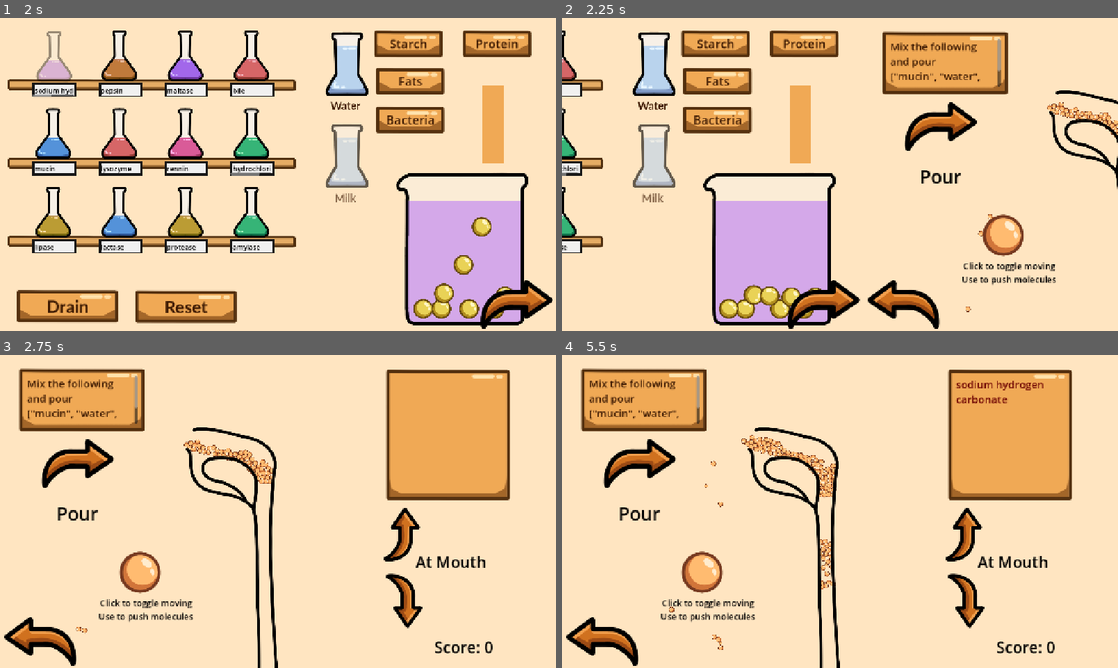
Above: before the commit, frames 1-4 (two rows, left to right).
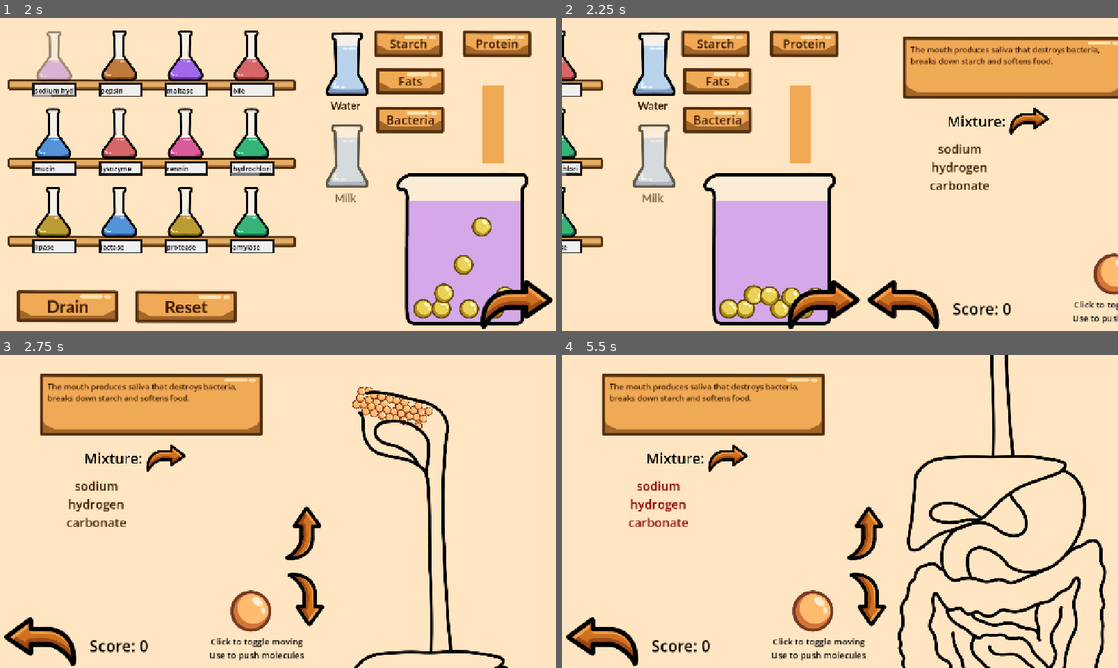
Above: after the commit, the same moments.

Repository: Fae-aof/Digestion-Junction
Game: Godot game, scene res://Digestion Track/track_level.tscn
The game is run twice, just before and just after one commit, with the same random seed, the same clock (stepped at 60 frames per second) and the same inputs.
Inputs (mouse positions are in pixels of both pictures, inside the frame that each line leads up to; where the layout moved, square brackets give the same spot in the first picture):
- Up to frame 1 (2 s): click "Starch" at 0.5 s; click (55, 55) at 1.27 s
- Up to frame 2 (2.25 s): click (1079, 305) at 2 s
- Up to frame 3 (2.75 s): no input
- Up to frame 4 (5.5 s): click "Pour" (after the commit: "Mixture:") at 2.75 s; click (1001, 555) [828, 592] at 3.5 s; click (867, 533) [962, 533] at 4.25 s; click (867, 599) [967, 599] at 5 s

Frame 1 is identical in both runs. In frame 2, 12% of the frame differs, in the area x 57-100%, y 4-98%; in frame 3, 27%; in frame 4, 29%, in the area x 3-98%, y 0-100%.

Commit message:
Changed track section layout
- Rearranged the layout of elements in the track section
- Changed how mixture components are displayed
- component labels change colour to show if they are correct
- added guide information box

Diff:
--- a/digestion-junction/Digestion Track/Track Molecule.tscn
+++ b/digestion-junction/Digestion Track/Track Molecule.tscn
@@ -25,16 +25,16 @@
 physics_material_override = SubResource("PhysicsMaterial_auskg")
 freeze_mode = 1
 continuous_cd = 2
-linear_velocity = Vector2(0, -1.13)
+constant_force = Vector2(0.1, 0)
 script = ExtResource("1_ttyus")
 
 [node name="AnimatedSprite2D" type="AnimatedSprite2D" parent="." unique_id=644171979]
-scale = Vector2(0.13, 0.13)
+scale = Vector2(0.21, 0.21)
 sprite_frames = SubResource("SpriteFrames_1vivr")
 animation = &"Molecule"
 
 [node name="CollisionShape2D" type="CollisionShape2D" parent="." unique_id=501776737]
-scale = Vector2(0.13, 0.13)
+scale = Vector2(0.21, 0.21)
 shape = SubResource("CircleShape2D_1vivr")
 
 [connection signal="body_entered" from="." to="." method="_on_body_entered"]
--- a/digestion-junction/Digestion Track/peristalsis.gd
+++ b/digestion-junction/Digestion Track/peristalsis.gd
@@ -10,5 +10,5 @@
 	tweenR.tween_property(right_push, "position", Vector2(25, 0), time)
 	var tweenL = create_tween()
 	tweenL.tween_property(left_push, "position", Vector2(-25, 0), time)
-	tweenR.tween_property(right_push, "position", Vector2(55, 0), time)
-	tweenL.tween_property(left_push, "position", Vector2(-55, 0), time)
+	tweenR.tween_property(right_push, "position", Vector2(70, 0), time/2)
+	tweenL.tween_property(left_push, "position", Vector2(-70, 0), time/2)
--- a/digestion-junction/Digestion Track/peristalsis.tscn
+++ b/digestion-junction/Digestion Track/peristalsis.tscn
@@ -6,10 +6,10 @@
 script = ExtResource("1_ehp1f")
 
 [node name="Left Push" type="CollisionPolygon2D" parent="." unique_id=1622975802]
-position = Vector2(-60, 0)
+position = Vector2(-70, 0)
 polygon = PackedVector2Array(-32, -25, 48, -37, 37, -25, 23, 47, -29, 67)
 
 [node name="Right Push" type="CollisionPolygon2D" parent="." unique_id=1616489001]
-position = Vector2(60, 0)
+position = Vector2(70, 0)
 scale = Vector2(-1, 1)
 polygon = PackedVector2Array(-32, -25, 45, -37, 37, -25, 23, 47, -32, 63)
--- a/digestion-junction/Digestion Track/push.gd
+++ b/digestion-junction/Digestion Track/push.gd
@@ -4,7 +4,7 @@
 
 func _process(delta: float) -> void:
 	if on:
-		global_position = get_global_mouse_position()
+		global_position = get_global_mouse_position() + Vector2(-55, -55)
 
 func _on_pressed() -> void:
 	if on:
--- a/digestion-junction/Digestion Track/track.gd
+++ b/digestion-junction/Digestion Track/track.gd
@@ -23,7 +23,6 @@
 
 func _ready() -> void:
 	peri_array = [peri_1, peri_2, peri_3]
-	position = Vector2(0, 500)
 	barriers = barrier_parent.get_children()
 	current_ans = answers.pop_front()
 
@@ -68,3 +67,8 @@
 	peri_count += 1;
 	if peri_count >= 3:
 		peri_count = 0
+
+
+func _on_esoph_exit_body_exited(body: Node2D) -> void:
+	if body.is_in_group("small"):
+		body.gravity_scale = 1
--- a/digestion-junction/Digestion Track/track.tscn
+++ b/digestion-junction/Digestion Track/track.tscn
@@ -37,7 +37,8 @@
 [node name="Barriers" type="StaticBody2D" parent="." unique_id=2080775581]
 
 [node name="Barrier 1" type="CollisionPolygon2D" parent="Barriers" unique_id=1947364506]
-polygon = PackedVector2Array(-41, -458, 22, -458, 24, -491, -51, -493)
+position = Vector2(9, -46)
+polygon = PackedVector2Array(-41, -458, 22, -458, 23.368835, -480.58572, -19, -538, -52, -490)
 
 [node name="Barrier 2" type="CollisionPolygon2D" parent="Barriers" unique_id=189679716]
 position = Vector2(-112, 731)
@@ -65,7 +66,6 @@
 shape = SubResource("RectangleShape2D_8vrlf")
 
 [node name="Esoph" type="Area2D" parent="." unique_id=1805188069]
-visible = false
 position = Vector2(0, -430)
 
 [node name="CollisionShape2D" type="CollisionShape2D" parent="Esoph" unique_id=1982887281]
@@ -78,6 +78,13 @@
 
 [node name="CollisionShape2D3" type="CollisionShape2D" parent="Esoph" unique_id=1274592634]
 position = Vector2(-8, 213)
+shape = SubResource("RectangleShape2D_v5gy4")
+
+[node name="Esoph_exit" type="Area2D" parent="." unique_id=554008399]
+position = Vector2(0, -430)
+
+[node name="CollisionShape2D" type="CollisionShape2D" parent="Esoph_exit" unique_id=1090605570]
+position = Vector2(-8, 401)
 shape = SubResource("RectangleShape2D_v5gy4")
 
 [node name="Friction" type="Button" parent="." unique_id=1327532806]
@@ -116,4 +123,5 @@
 [connection signal="body_entered" from="Area2D" to="." method="_on_area_2d_body_entered"]
 [connection signal="body_entered" from="Teeth" to="." method="_on_teeth_body_entered"]
 [connection signal="body_exited" from="Esoph" to="." method="_on_esoph_body_exited"]
+[connection signal="body_exited" from="Esoph_exit" to="." method="_on_esoph_exit_body_exited"]
 [connection signal="pressed" from="Friction" to="." method="_on_friction_pressed"]
--- a/digestion-junction/Digestion Track/track_level.gd
+++ b/digestion-junction/Digestion Track/track_level.gd
@@ -9,10 +9,15 @@
 @onready var part_label: Label = $"Part Label"
 @onready var track: StaticBody2D = $"Track Spot/Track"
 @onready var score: Label = $Score
+@onready var components: GridContainer = $Components
 
 @onready var answer_text: RichTextLabel = $Answers/MarginContainer/RichTextLabel
+var labels
 
 @onready var push: Button = $Push
+
+var y_coords = [0, 450, 315]
+var y_mrk = 0
 
 var answers
 var correct = []
@@ -21,16 +26,25 @@
 var not_moving = true
 
 var sections = ["At Mouth", "At Stomach", "At Small Intestine"]
+var guide = ["The mouth produces saliva that destroys bacteria, breaks down starch and softens food."]
 
 func _process(delta: float) -> void:
 	score.text = "Score: " + str(track.score)
 
 func _ready() -> void:
+	labels = components.get_children()
 	part_label.text = sections.pop_front()
 	answers = track.current_ans
-	answer_text.text = "Mix the following and pour\n" + str(answers)
+	answer_text.text = guide[0]
 
 func _on_to_track_pressed() -> void:
+	for i in labels:
+		i.text = ""
+		i.add_theme_color_override("font_color", Color("3c1902"))
+	var count = 0
+	for i in solution_maker.components:
+		labels[count].text = i
+		count += 1
 	var tween = create_tween()
 	tween.tween_property(camera, "global_position", camera.global_position + Vector2(1280, 0), 0.4)
 
@@ -39,9 +53,7 @@
 	tween.tween_property(camera, "global_position", camera.global_position - Vector2(1280, 0), 0.4)
 
 
-
 func _on_pour_solution_pressed() -> void:
-	track.area_complete()
 	var incorrect = solution_maker.components.duplicate()
 	for i in solution_maker.components:
 		if answers.has(i):
@@ -49,25 +61,36 @@
 			if !correct.has(i):
 				correct.append(i)
 				done_count += 1
-	#add_solution(correct)
 	label.text = ""
-	for i in correct:
-		label.push_color("196b00")
-		label.append_text(i + "\n")
-	for i in incorrect:
-		label.push_color("6b0000")
-		label.append_text(i + "\n")
-	if done_count == answers.size():
-		label.push_font_size(40)
-		label.push_color("196b00")
-		label.append_text("All Done!")
+	for i in labels:
+		if correct.has(i.text):
+			i.add_theme_color_override("font_color", Color("196b00"))
+		else:
+			i.add_theme_color_override("font_color", Color("8b0000"))
+	if done_count == answers.size() and incorrect == []:
 		track.area_complete()
 		answers = track.current_ans
 		correct = []
 		done_count = 0
-		answer_text.text = "Mix the following and pour\n" + str(answers)
 		if sections != []:
 			part_label.text = sections.pop_front()
+	#for i in correct:
+		#label.push_color("196b00")
+		#label.append_text(i + "\n")
+	#for i in incorrect:
+		#label.push_color("6b0000")
+		#label.append_text(i + "\n")
+	#if done_count == answers.size():
+		#label.push_font_size(40)
+		#label.push_color("196b00")
+		#label.append_text("All Done!")
+		#track.area_complete()
+		#answers = track.current_ans
+		#correct = []
+		#done_count = 0
+		#answer_text.text = "Mix the following and pour\n" + str(answers)
+		#if sections != []:
+			#part_label.text = sections.pop_front()
 
 
 
@@ -79,23 +102,27 @@
 
 
 func _on_up_pressed() -> void:
-	if not_moving:
+	if not_moving and y_mrk > 0:
 		not_moving = false
+		var dist = y_coords[y_mrk]
 		var moving_nodes = get_tree().get_nodes_in_group("movable")
 		for i in moving_nodes:
 			var tween = create_tween()
-			tween.tween_property(i, "global_position", i.global_position - Vector2(0, 300), 0.3)
-		solution_maker.offset -= Vector2(0, 300)
+			tween.tween_property(i, "global_position", i.global_position - Vector2(0, dist), 0.3)
+		solution_maker.offset -= Vector2(0, dist)
 		await get_tree().create_timer(0.3).timeout
 		not_moving = true
+		y_mrk -= 1
 
 func _on_down_pressed() -> void:
-	if not_moving:
+	if not_moving and y_mrk < 2:
 		not_moving = false
+		y_mrk += 1
+		var dist = y_coords[y_mrk]
 		var moving_nodes = get_tree().get_nodes_in_group("movable")
 		for i in moving_nodes:
 			var tween = create_tween()
-			tween.tween_property(i, "global_position", i.global_position + Vector2(0, 300), 0.3)
-		solution_maker.offset += Vector2(0, 300)
+			tween.tween_property(i, "global_position", i.global_position + Vector2(0, dist), 0.3)
+		solution_maker.offset += Vector2(0, dist)
 		await get_tree().create_timer(0.3).timeout
 		not_moving = true
--- a/digestion-junction/Digestion Track/track_level.tscn
+++ b/digestion-junction/Digestion Track/track_level.tscn
@@ -50,19 +50,6 @@
 icon = ExtResource("2_vb88u")
 flat = true
 
-[node name="Pour Solution" type="Button" parent="." unique_id=968672212 groups=["movable"]]
-offset_left = 1367.0
-offset_top = 189.0
-offset_right = 1549.0
-offset_bottom = 427.0
-theme_override_colors/font_color = Color(0, 0, 0, 1)
-theme_override_font_sizes/font_size = 42
-text = "Pour"
-icon = ExtResource("2_vb88u")
-flat = true
-icon_alignment = 1
-vertical_icon_alignment = 0
-
 [node name="To Lab" type="Button" parent="." unique_id=1669106102 groups=["movable"]]
 offset_left = 1280.0
 offset_top = 598.0
@@ -75,27 +62,29 @@
 anchor_mode = 0
 
 [node name="Solution Marker" type="Marker2D" parent="." unique_id=785830186]
-position = Vector2(1898.9999, 448)
+position = Vector2(1872.9999, 448)
 scale = Vector2(1.5875236, 1.5875236)
 
 [node name="Spawner" parent="." unique_id=261790585 instance=ExtResource("6_44aes")]
-position = Vector2(1732, 185)
+position = Vector2(2174, 112)
 script = ExtResource("7_44aes")
 molecule_list = ExtResource("8_x4dda")
 small_mol = ExtResource("9_hoved")
-num = 80
+num = 35
+cooldown = 5.0
 
 [node name="Bottom_Right" parent="Spawner" index="1" unique_id=41511551]
 position = Vector2(19, 9)
 
 [node name="Track Spot" type="Node2D" parent="." unique_id=14424720]
 top_level = true
-position = Vector2(1896, 287)
+position = Vector2(2315, 169)
 
 [node name="Track" parent="Track Spot" unique_id=1179901484 instance=ExtResource("5_x4dda")]
-position = Vector2(0, 494)
+position = Vector2(-22, 534)
 
 [node name="Components List" type="Panel" parent="." unique_id=2067161380 groups=["movable"]]
+visible = false
 anchors_preset = 1
 anchor_left = 1.0
 anchor_right = 1.0
@@ -126,10 +115,10 @@
 anchors_preset = 1
 anchor_left = 1.0
 anchor_right = 1.0
-offset_left = 42.0
-offset_top = 29.0
-offset_right = 337.0
-offset_bottom = 178.0
+offset_left = 89.0
+offset_top = 40.0
+offset_right = 609.0
+offset_bottom = 189.0
 grow_horizontal = 0
 theme_override_styles/panel = ExtResource("9_bjocj")
 
@@ -148,51 +137,54 @@
 [node name="RichTextLabel" type="RichTextLabel" parent="Answers/MarginContainer" unique_id=981664788]
 layout_mode = 2
 theme_override_colors/default_color = Color(0.23529412, 0.09803922, 0.007843138, 1)
-theme_override_font_sizes/normal_font_size = 24
+theme_override_font_sizes/normal_font_size = 18
 
 [node name="Up" type="Button" parent="." unique_id=1498635010 groups=["movable"]]
-offset_left = 2249.8901
-offset_top = 344.0
-offset_right = 2431.8901
-offset_bottom = 466.0
+offset_left = 2023.8901
+offset_top = 341.0
+offset_right = 2205.8901
+offset_bottom = 463.0
 rotation = 1.5707964
 scale = Vector2(0.745, 0.745)
 icon = ExtResource("3_uqpas")
 flat = true
 
 [node name="Down" type="Button" parent="." unique_id=1200841701 groups=["movable"]]
-offset_left = 2255.8901
-offset_top = 497.0
-offset_right = 2437.8901
-offset_bottom = 619.0
+offset_left = 2029.8901
+offset_top = 494.0
+offset_right = 2211.8901
+offset_bottom = 616.0
 rotation = 1.5707964
 scale = Vector2(0.745, 0.745)
 icon = ExtResource("2_vb88u")
 flat = true
 
 [node name="Part Label" type="Label" parent="." unique_id=104581283 groups=["movable"]]
-offset_left = 2237.0
-offset_top = 451.0
-offset_right = 2545.0
-offset_bottom = 511.0
+visible = false
+offset_left = 1637.0
+offset_top = 448.0
+offset_right = 1945.0
+offset_bottom = 508.0
 theme_override_colors/font_color = Color(0, 0, 0, 1)
 theme_override_font_sizes/font_size = 36
 text = "At Mouth"
+horizontal_alignment = 2
 
 [node name="Score" type="Label" parent="." unique_id=1486797480 groups=["movable"]]
-offset_left = 2280.0
-offset_top = 647.0
-offset_right = 2508.0
-offset_bottom = 707.0
+offset_left = 1485.9999
+offset_top = 644.0
+offset_right = 1713.9999
+offset_bottom = 704.0
 theme_override_colors/font_color = Color(0, 0, 0, 1)
 theme_override_font_sizes/font_size = 36
 text = "Score: "
 
 [node name="Push" type="Button" parent="." unique_id=1504845376 groups=["movable"]]
-offset_left = 1548.0
-offset_top = 447.0
-offset_right = 1656.0
-offset_bottom = 555.0
+offset_left = 1803.0
+offset_top = 536.0
+offset_right = 1911.0
+offset_bottom = 644.0
+pivot_offset = Vector2(52, 56)
 icon = ExtResource("11_hoved")
 flat = true
 script = ExtResource("12_c1ukn")
@@ -200,7 +192,7 @@
 [node name="StaticBody2D" type="StaticBody2D" parent="Push" unique_id=1885295516]
 
 [node name="CollisionShape2D" type="CollisionShape2D" parent="Push/StaticBody2D" unique_id=1435681678]
-position = Vector2(53, 55)
+position = Vector2(55, 55)
 shape = SubResource("CircleShape2D_1vivr")
 
 [node name="Label" type="Label" parent="Push" unique_id=1342905106]
@@ -215,11 +207,86 @@
 Use to push molecules"
 horizontal_alignment = 1
 
+[node name="Pour Solution" type="Button" parent="." unique_id=968672212 groups=["movable"]]
+offset_left = 1468.0
+offset_top = 204.0
+offset_right = 1911.6366
+offset_bottom = 326.0
+scale = Vector2(0.55, 0.55)
+theme_override_colors/font_color = Color(0, 0, 0, 1)
+theme_override_font_sizes/font_size = 60
+text = "Mixture:"
+icon = ExtResource("2_vb88u")
+flat = true
+icon_alignment = 2
+
+[node name="Components" type="GridContainer" parent="." unique_id=246910602 groups=["movable"]]
+offset_left = 1437.0
+offset_top = 282.0
+offset_right = 1741.0001
+offset_bottom = 519.0
+theme_override_constants/h_separation = 20
+columns = 2
+
+[node name="Label" type="Label" parent="Components" unique_id=1157815933]
+custom_minimum_size = Vector2(130, 0)
+layout_mode = 2
+theme_override_colors/font_color = Color(0.23529412, 0.09803922, 0.007843138, 1)
+theme_override_font_sizes/font_size = 28
+text = "Starch"
+horizontal_alignment = 1
+autowrap_mode = 2
+
+[node name="Label2" type="Label" parent="Components" unique_id=904629848]
+custom_minimum_size = Vector2(130, 0)
+layout_mode = 2
+theme_override_colors/font_color = Color(0.23529412, 0.09803922, 0.007843138, 1)
+theme_override_font_sizes/font_size = 28
+text = "Starch"
+horizontal_alignment = 1
+autowrap_mode = 2
+
+[node name="Label3" type="Label" parent="Components" unique_id=322065580]
+custom_minimum_size = Vector2(130, 0)
+layout_mode = 2
+theme_override_colors/font_color = Color(0.23529412, 0.09803922, 0.007843138, 1)
+theme_override_font_sizes/font_size = 28
+text = "Starch"
+horizontal_alignment = 1
+autowrap_mode = 2
+
+[node name="Label4" type="Label" parent="Components" unique_id=142363359]
+custom_minimum_size = Vector2(130, 0)
+layout_mode = 2
+theme_override_colors/font_color = Color(0.23529412, 0.09803922, 0.007843138, 1)
+theme_override_font_sizes/font_size = 28
+text = "Starch"
+horizontal_alignment = 1
+autowrap_mode = 2
+
+[node name="Label5" type="Label" parent="Components" unique_id=1776962081]
+custom_minimum_size = Vector2(130, 0)
+layout_mode = 2
+theme_override_colors/font_color = Color(0.23529412, 0.09803922, 0.007843138, 1)
+theme_override_font_sizes/font_size = 28
+text = "Starch"
+horizontal_alignment = 1
+autowrap_mode = 2
+
+[node name="Label6" type="Label" parent="Components" unique_id=1987434540]
+custom_minimum_size = Vector2(130, 0)
+layout_mode = 2
+theme_override_colors/font_color = Color(0.23529412, 0.09803922, 0.007843138, 1)
+theme_override_font_sizes/font_size = 28
+text = "Starch"
+horizontal_alignment = 1
+autowrap_mode = 2
+
 [connection signal="pressed" from="To Track" to="." method="_on_to_track_pressed"]
-[connection signal="pressed" from="Pour Solution" to="." method="_on_pour_solution_pressed"]
 [connection signal="pressed" from="To Lab" to="." method="_on_to_lab_pressed"]
 [connection signal="pressed" from="Up" to="." method="_on_up_pressed"]
 [connection signal="pressed" from="Down" to="." method="_on_down_pressed"]
 [connection signal="pressed" from="Push" to="Push" method="_on_pressed"]
+[connection signal="pressed" from="Pour Solution" to="." method="_on_pour_solution_pressed"]
 
 [editable path="Spawner"]
--- a/digestion-junction/Digestion Track/track_molecule.gd
+++ b/digestion-junction/Digestion Track/track_molecule.gd
@@ -3,20 +3,25 @@
 @onready var animation: AnimatedSprite2D = $AnimatedSprite2D
 @onready var collision: CollisionShape2D = $CollisionShape2D
 
+var too_big = true
 var bites_cap = 4
 
 func shrink():
+	print(bites_cap)
 	if bites_cap > 0:
 		var random = randi_range(1, 9)
+		print(random)
 		if random > 7:
-			animation.scale = Vector2(0.09, 0.09)
-			collision.scale = Vector2(0.09, 0.09)
-			bites_cap = 0
+			var scl = randf_range(0.12, 0.16)
+			animation.scale = Vector2(scl, scl)
+			collision.scale = Vector2(scl, scl)
+			bites_cap = -5
 		else:
 			bites_cap -= 1
+	elif bites_cap == -5:
+		pass
 	else:
-		var random = randi_range(1, 9)
-		if random > 7:
-			animation.scale = Vector2(0.09, 0.09)
-			collision.scale = Vector2(0.09, 0.09)
-			bites_cap = 0
+			var scl = randf_range(0.12, 0.16)
+			animation.scale = Vector2(scl, scl)
+			collision.scale = Vector2(scl, scl)
+			bites_cap = -5
--- a/digestion-junction/Digestion Track/track_spawner.gd
+++ b/digestion-junction/Digestion Track/track_spawner.gd
@@ -5,6 +5,7 @@
 @export var molecule_list : molecule_List
 @export var small_mol : PackedScene
 @export var num : int
+@export var cooldown : float
 var nutrient_scene
 var x
 var y
@@ -12,6 +13,8 @@
 var dict
 
 var time = 0
+var on = false
+
 func _ready() -> void:
 	x = bottom_right.position.x
 	y = bottom_right.position.y
@@ -27,7 +30,7 @@
 
 func _process(delta: float) -> void:
 	time += delta
-	if time > 3:
+	if time > cooldown and on:
 		for i in num:
 			var nutrient = small_mol.instantiate()
 			nutrient.global_position = Vector2(randf_range(-x, x), randf_range(-y, y))
